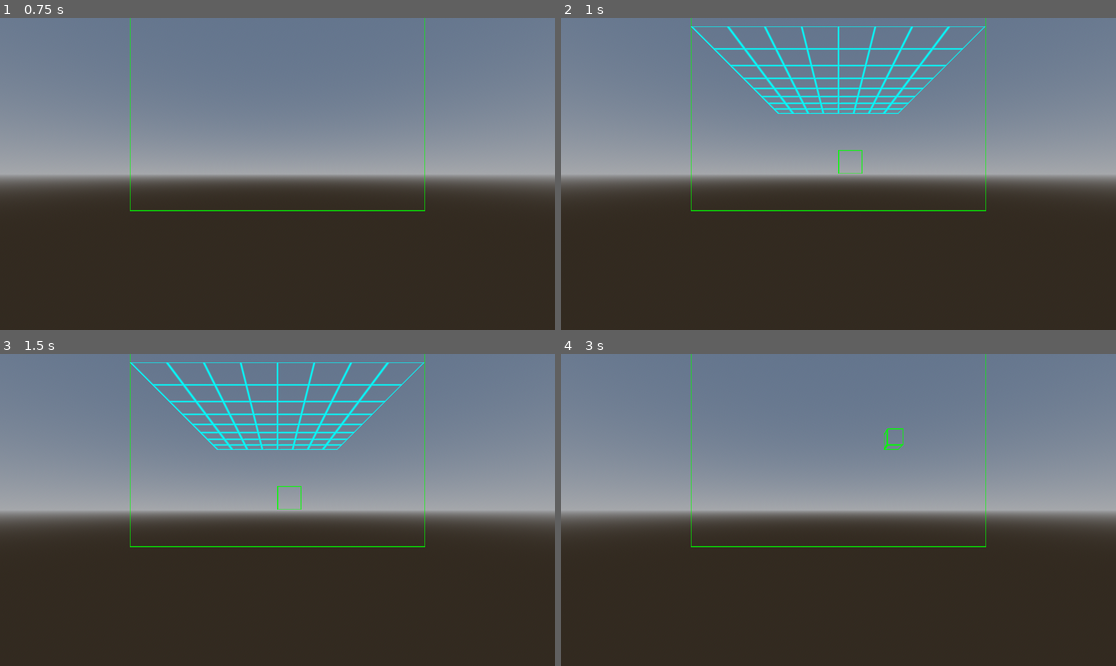
Above: before the commit, frames 1-4 (two rows, left to right).
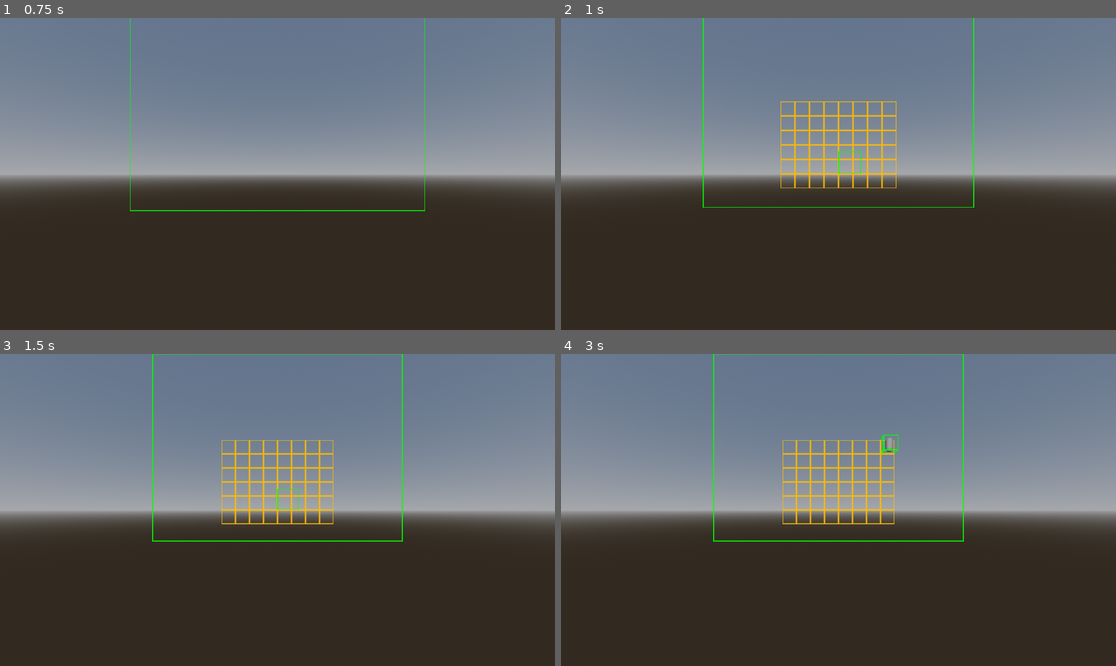
Above: after the commit, the same moments.

Repository: atrus159/MGT
Game: Godot game, scene res://game.tscn
Two runs of this game, one before a commit and one after it. Both use one fixed random seed, a clock stepped at 60 frames per second and the inputs below.
Inputs (mouse positions are in pixels of both pictures, inside the frame that each line leads up to):
- Up to frame 1 (0.75 s): tap Enter at 0.5 s; move the mouse to (399, 158) at 0.52 s; tap Mouse wheel up (Camera_Zoom_In) at 0.6 s
- Up to frame 2 (1 s): tap Space at 0.77 s; tap Mouse wheel down (Camera_Zoom_Out) at 0.8 s
- Up to frame 3 (1.5 s): tap Space at 1.07, 1.25 s; move the mouse to (166, 525) at 1.27 s; tap Mouse wheel down (Camera_Zoom_Out) at 1.35 s
- Up to frame 4 (3 s): tap Space at 1.52, 1.82, 2.75 s; click (727, 525) at 1.55 s; tap Enter at 2 s; move the mouse to (894, 441) at 2.02 s; hold 0 2.03-2.78 s; click (894, 441) at 2.1 s; move the mouse to (810, 572) at 2.77 s; tap 0 at 2.85 s

Frame 1 is identical in both runs. In frame 2, 5.0% of the frame differs, in the area x 23-77%, y 0-62%; in frame 3, 5.1%; in frame 4, 2.6%.
Error after the commit: Invalid type in function '_place_character' in base 'MultiMeshInstance3D (grid.gd)'. The array of argument 1 (Array) does not have the same element type as the…

Commit message:
added support for different selection styles, added placing and moving characters

Diff:
--- /dev/null
+++ b/assets/scenes/character.tscn
@@ -0,0 +1,18 @@
+[gd_scene format=3 uid="uid://cl48aurkus2u6"]
+
+[ext_resource type="Script" uid="uid://bc48kdpo42yr7" path="res://scripts/character.gd" id="1_i816c"]
+
+[sub_resource type="BoxShape3D" id="BoxShape3D_7jktm"]
+
+[sub_resource type="CapsuleMesh" id="CapsuleMesh_ryrav"]
+
+[node name="Character" type="CharacterBody3D" unique_id=1327990215]
+script = ExtResource("1_i816c")
+
+[node name="CollisionShape3D" type="CollisionShape3D" parent="." unique_id=823307775]
+transform = Transform3D(1, 0, 0, 0, 1, 0, 0, 0, 1, 0.5, 0.5, 0.5)
+shape = SubResource("BoxShape3D_7jktm")
+
+[node name="MeshInstance3D" type="MeshInstance3D" parent="." unique_id=1480550194]
+transform = Transform3D(0.5, 0, 0, 0, 0.5, 0, 0, 0, 0.5, 0.5, 0.5, 0.5)
+mesh = SubResource("CapsuleMesh_ryrav")
--- a/assets/shaders/bounding_shader.gdshader
+++ b/assets/shaders/bounding_shader.gdshader
@@ -1,8 +1,8 @@
 shader_type spatial;
 render_mode unshaded;
 
-uniform vec4 wire_color : source_color = vec4(1.0, 1.0, 0.0, 1.0);
-uniform float wire_width = 1.0;
+uniform vec4 wire_color : source_color = vec4(0.0, 1.0, 0.0, 1.0);
+uniform float wire_width = 2.0;
 
 varying vec3 bary;
 
--- a/assets/shaders/grid_shader.gdshader
+++ b/assets/shaders/grid_shader.gdshader
@@ -1,17 +1,14 @@
 shader_type spatial;
 render_mode unshaded, cull_disabled;
-
-uniform vec4 wire_color : source_color = vec4(0.0, 1.0, 1.0, 1.0);
-uniform float wire_width = 1.0;
 
 varying vec3 bary;
 varying vec4 data;
 varying vec3 world_normals;
 
-const vec3 FORWARD = vec3(1.0,0.0,0.0);
-const vec3 BACKARD = vec3(-1.0,0.0,0.0);
-const vec3 LEFT = vec3(0.0,0.0,1.0);
-const vec3 RIGHT = vec3(0.0,0.0,-1.0);
+const vec3 FORWARD = vec3(0.0,0.0,1.0);
+const vec3 BACKARD = vec3(0.0,0.0,-1.0);
+const vec3 LEFT = vec3(1.0,0.0,0.0);
+const vec3 RIGHT = vec3(-1.0,0.0,0.0);
 const vec3 UP = vec3(0.0,1.0,0.0);
 const vec3 DOWN = vec3(0.0,-1.0,0.0);
 
@@ -21,6 +18,18 @@
 const int RIGHT_INDEX = 3;
 const int FORWARD_INDEX = 4;
 const int BACK_INDEX = 5;
+
+const int EMPTY = 0;
+const int SURFACE = 1;
+const int SELECTED = 2;
+const int STARTING = 3;
+
+uniform vec4 surface_wire_color : source_color = vec4(0.0, 1.0, 1.0, 1.0);
+uniform vec4 selected_wire_color : source_color = vec4(0.0, 1.0, 0.0, 1.0);
+uniform vec4 starting_wire_color : source_color = vec4(1.0, 1.0, 0.0, 1.0);
+uniform float wire_width = 2.0;
+
+
 
 int[6] process_faces(vec4 input_data){
 	int[6] toReturn = int[6](0,0,0,0,0,0);
@@ -76,13 +85,22 @@
     vec3 a3 = smoothstep(vec3(0.0), d * wire_width, bary);
 
     float edge = min(a3.x, a3.z);//min(min(a3.x, a3.y), a3.z);
-	float style_mask = data.r;
+	int style_mask = int(round(data.r*8.0));
 	int[6] faces = process_faces(data);
 	float alpha_mask = data.a;
 
 	bool drawCurrentFace = faces[getCurrentFace(world_normals)] == 1;
 
-    ALBEDO = wire_color.rgb;
+
+    if(style_mask == EMPTY){
+		drawCurrentFace = false;
+	}else if(style_mask == SURFACE){
+		ALBEDO = surface_wire_color.rgb;
+	}else if(style_mask == SELECTED){
+		ALBEDO = selected_wire_color.rgb;
+	}else if(style_mask == STARTING){
+		ALBEDO = starting_wire_color.rgb;
+	}
 	if(drawCurrentFace){
 		ALPHA = 1.0 - edge;
 	}else{
--- a/assets/shaders/grid_shader_material.tres
+++ b/assets/shaders/grid_shader_material.tres
@@ -5,5 +5,7 @@
 [resource]
 render_priority = 0
 shader = ExtResource("1_dvnkw")
-shader_parameter/wire_color = Color(0, 1, 1, 1)
+shader_parameter/surface_wire_color = Color(0, 1, 1, 1)
+shader_parameter/selected_wire_color = Color(0, 1, 0.46666667, 1)
+shader_parameter/starting_wire_color = Color(1, 0.7372549, 0, 1)
 shader_parameter/wire_width = 2.0
--- a/game.tscn
+++ b/game.tscn
@@ -10,17 +10,17 @@
 
 [node name="Game" type="Node3D" unique_id=87651182]
 
-[node name="Playing_Field" type="MultiMeshInstance3D" parent="." unique_id=71724495]
+[node name="PlayingField" type="MultiMeshInstance3D" parent="." unique_id=71724495]
 script = ExtResource("1_feb5d")
 
-[node name="BoundingBox" type="MeshInstance3D" parent="Playing_Field" unique_id=493273018]
+[node name="BoundingBox" type="MeshInstance3D" parent="PlayingField" unique_id=493273018]
 
 [node name="Selector" type="Node3D" parent="." unique_id=955189114]
 script = ExtResource("2_fc0e3")
 
-[node name="Selection" type="Node3D" parent="." unique_id=1086103405]
+[node name="Selection" type="Node3D" parent="Selector" unique_id=1086103405]
 
-[node name="SelectionMesh" type="MeshInstance3D" parent="Selection" unique_id=459824261]
+[node name="SelectionMesh" type="MeshInstance3D" parent="Selector/Selection" unique_id=459824261]
 transform = Transform3D(1, 0, 0, 0, 1, 0, 0, 0, 1, 0.5, 0.5, 0.5)
 mesh = SubResource("BoxMesh_fc0e3")
 surface_material_override/0 = ExtResource("3_7jktm")
@@ -32,6 +32,8 @@
 transform = Transform3D(1, 0, 0, 0, 1, 0, 0, 0, 1, 0, 0, 7)
 current = true
 
+[node name="Characters" type="Node3D" parent="." unique_id=997997101]
+
 [node name="DirectionalLight3D" type="DirectionalLight3D" parent="." unique_id=1338089695]
 transform = Transform3D(1, 0, 0, 0, 1, 0, 0, 0, 1, -9.006863, 5.760017, 0)
 
--- a/scripts/Globals.gd
+++ b/scripts/Globals.gd
@@ -22,3 +22,25 @@
 		return intersection
 	else:
 		return Vector3(-1000,-1000,-1000)
+
+func _mouse_get_clicked_character() -> Node:
+	var mouse_pos = Globals._get_mouse_position()
+	var origin = mouse_pos.origin
+	var direction = mouse_pos.direction
+	var max_distance = 100
+	var excluded = []
+	var space_state = get_viewport().get_world_3d().direct_space_state
+	while true:
+		var query = PhysicsRayQueryParameters3D.create(
+			origin,
+			origin + direction.normalized() * max_distance
+			)
+		query.exclude = excluded
+		var result = space_state.intersect_ray(query)
+		if result.is_empty():
+			break
+		var candidate = result.collider
+		if candidate.is_in_group("Characters"):
+			return candidate
+		excluded.append(result.rid)
+	return null
--- /dev/null
+++ b/scripts/character.gd
@@ -0,0 +1,11 @@
+extends Node3D
+
+
+# Called when the node enters the scene tree for the first time.
+func _ready() -> void:
+	add_to_group("Characters")
+
+
+# Called every frame. 'delta' is the elapsed time since the previous frame.
+func _process(delta: float) -> void:
+	pass
--- a/scripts/grid.gd
+++ b/scripts/grid.gd
@@ -14,9 +14,9 @@
 
 enum style {
 	empty = 0,
-	whiteBorder = 1,
-	blackBorder = 2,
-	solid = 3
+	surface = 1,
+	selected = 2,
+	starting = 3
 }
 
 enum face {
@@ -34,7 +34,10 @@
 var gridCells: Array = []
 var startingPoint = Vector3(-(length*spacing)/2,-(height*spacing)/4,-(width*spacing)/2)
 
+var characterTemplate = preload("res://assets/scenes/character.tscn")
+
 @onready var BoundingBox = $BoundingBox
+@onready var CharacterContainer = get_tree().current_scene.get_node("Characters")
 
 # Called when the node enters the scene tree for the first time.
 func _ready() -> void:
@@ -81,6 +84,18 @@
 
 	multimesh = mm
 
+func _place_character(point: Array[int]):
+	var newChar = characterTemplate.instantiate()
+	CharacterContainer.add_child(newChar)
+	gridCells[point[0]][point[1]][point[2]].set_contents(newChar)
+	newChar.position = _to_world_space(point)
+
+func _move_character(character: Node, point: Array[int]):
+	var charPosition = _to_grid_space(character.position)
+	gridCells[charPosition[0]][charPosition[1]][charPosition[2]].set_contents(null)
+	gridCells[point[0]][point[1]][point[2]].set_contents(character)
+	character.position = _to_world_space(point)
+
 func _get_position_index(point: Array[int]) -> int:
 	return point[2] + height * point[1] + height * width * point[0]
 
@@ -88,7 +103,7 @@
 	var styleMask = cell_style
 	var facesMask = 2**0*faces[0] + 2**1*faces[1] + 2**2*faces[2] + 2**3*faces[3] + 2**4*faces[4] + 2**5*faces[5]
 	var alphaMask = alpha
-	multimesh.set_instance_custom_data(_get_position_index(point),Color(styleMask / 255.0, facesMask/63.0, 0.0, alphaMask/255.0))
+	multimesh.set_instance_custom_data(_get_position_index(point),Color(styleMask / 8.0, facesMask/63.0, 0.0, alphaMask/255.0))
 
 func _clear_data_states():
 	for i in range(length):
@@ -96,10 +111,20 @@
 			for k in range(height):
 				_set_data_state([i,j,k], style.empty)
 
-func _set_data_states_plane(planeHeight: int):
-	for i in range(length):
-		for j in range(width):
-			_set_data_state([i,j,planeHeight], style.blackBorder,[0,1,0,0,0,0])
+func _set_data_states_plane(gridPlane: Dictionary, setStyle: style):
+	match gridPlane.direction:
+		coords.X:
+			for j in range(width):
+				for k in range(height):
+					_set_data_state([gridPlane.distance,j,k], setStyle,[0,0,1,0,0,0])
+		coords.Y:
+			for i in range(length):
+				for k in range(height):
+					_set_data_state([i,gridPlane.distance,k], setStyle,[0,0,0,0,0,1])
+		coords.Z:
+			for i in range(length):
+				for j in range(width):
+					_set_data_state([i,j,gridPlane.distance], setStyle,[0,1,0,0,0,0])
 
 
 func _to_grid_space(point: Vector3) -> Array[int]:
--- a/selector.gd
+++ b/selector.gd
@@ -13,9 +13,16 @@
 	PLACING
 }
 
+enum style {
+	empty = 0,
+	surface = 1,
+	selected = 2,
+	starting = 3
+}
+
 var mode = modes.FREE;
 
-var selected = [0,0,0]
+var selectedPos = [0,0,0]
 var selectedPlane = {
 	"direction": coords.Z,
 	"distance": 5
@@ -28,9 +35,10 @@
 
 var selectorSuspend = 0
 var prevSelected = [0,0,0]
+var selectedChar = null
 
-@onready var field = get_tree().current_scene.get_node("Playing_Field")
-@onready var selection = get_tree().current_scene.get_node("Selection")
+@onready var field = get_tree().current_scene.get_node("PlayingField")
+@onready var selection = $Selection
 
 func _ready():
 	field._clear_data_states()
@@ -42,19 +50,25 @@
 func _process(delta):
 	match mode:
 		modes.FREE:
+			if Input.is_action_just_pressed("Select"):
+				var clickedChar = Globals._mouse_get_clicked_character()
+				if clickedChar != null:
+					selectedChar = clickedChar
+					mode = modes.SELECTING
+					Globals.zoom_lockout = true
+					selection.show()
+					selectedPos = field._to_grid_space(clickedChar.position)
+					selectedPlane.distance = selectedPos[2]
+					selection.position = field._to_world_space(selectedPos)
 			if Input.is_key_pressed(KEY_SPACE):
-				mode = modes.SELECTING
-				Globals.zoom_lockout = true
-				selection.show()
-			if Input.is_key_pressed(KEY_0):
 				mode = modes.PLACING
 				selection.show()
 		modes.SELECTING:
 			if Input.is_action_just_pressed("Camera_Zoom_In"):
 				if selectedPlane.distance > 0:
 					selectedPlane.distance -= 1
-					selected[2] = selectedPlane.distance
-					selection.position = field._to_world_space(selected)
+					selectedPos[2] = selectedPlane.distance
+					selection.position = field._to_world_space(selectedPos)
 					if selectorSuspend != 2:
 						selectorSuspend = 1
 						prevSelected = field._get_mouse_plane_coords(selectedPlane)
@@ -62,8 +76,8 @@
 			if Input.is_action_just_pressed("Camera_Zoom_Out"):
 				if selectedPlane.distance < field.height - 1:
 					selectedPlane.distance += 1
-					selected[2] = selectedPlane.distance
-					selection.position = field._to_world_space(selected)
+					selectedPos[2] = selectedPlane.distance
+					selection.position = field._to_world_space(selectedPos)
 					if selectorSuspend != 2:
 						selectorSuspend = 1
 						prevSelected = field._get_mouse_plane_coords(selectedPlane)
@@ -74,7 +88,7 @@
 				prevSelected = field._get_mouse_plane_coords(selectedPlane)
 
 			field._clear_data_states()
-			field._set_data_states_plane(selectedPlane.distance)
+			field._set_data_states_plane(selectedPlane,style.surface)
 			var test_selected = field._get_mouse_plane_coords(selectedPlane)
 
 			if test_selected[0] != -1:
@@ -82,17 +96,32 @@
 					if test_selected != prevSelected:
 						selectorSuspend = 0
 				if selectorSuspend == 0:
-					selected = test_selected
-					selection.position = field._to_world_space(selected)
+					selectedPos = test_selected
+					selection.position = field._to_world_space(selectedPos)
+
+			var fullBox: Array[int] = [1,1,1,1,1,1]
+			field._set_data_state(field._to_grid_space(selectedChar.position),
+					style.selected,
+					fullBox
+				)
 
 			if Input.is_action_just_pressed("Select"):
 				mode = modes.FREE
 				Globals.zoom_lockout = false
 				selection.hide()
 				field._clear_data_states()
+				selectorSuspend = 0
+				field._move_character(selectedChar,selectedPos)
+				selectedChar = null
 		modes.PLACING:
 			field._clear_data_states()
+			field._set_data_states_plane(startingPlane,style.starting)
 			var test_selected = field._get_mouse_plane_coords(startingPlane)
 			if test_selected[0] != -1:
-				selected = test_selected
-				selection.position = field._to_world_space(selected)
+				selectedPos = test_selected
+				selection.position = field._to_world_space(selectedPos)
+			if Input.is_action_just_pressed("Select"):
+				field._place_character(selectedPos)
+				mode = modes.FREE
+				selection.hide()
+				field._clear_data_states()
Not shown, added: scripts/character.gd.uid
